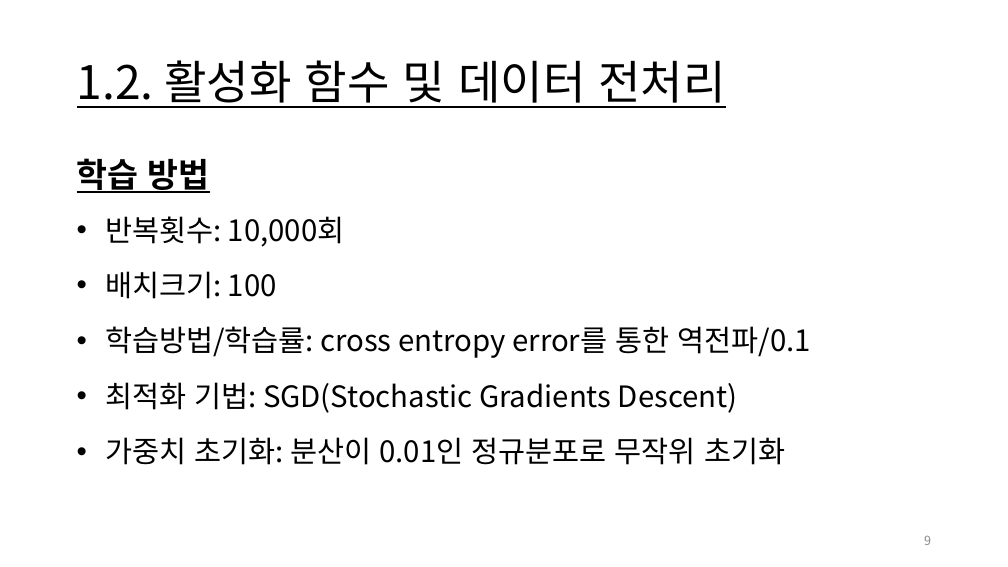
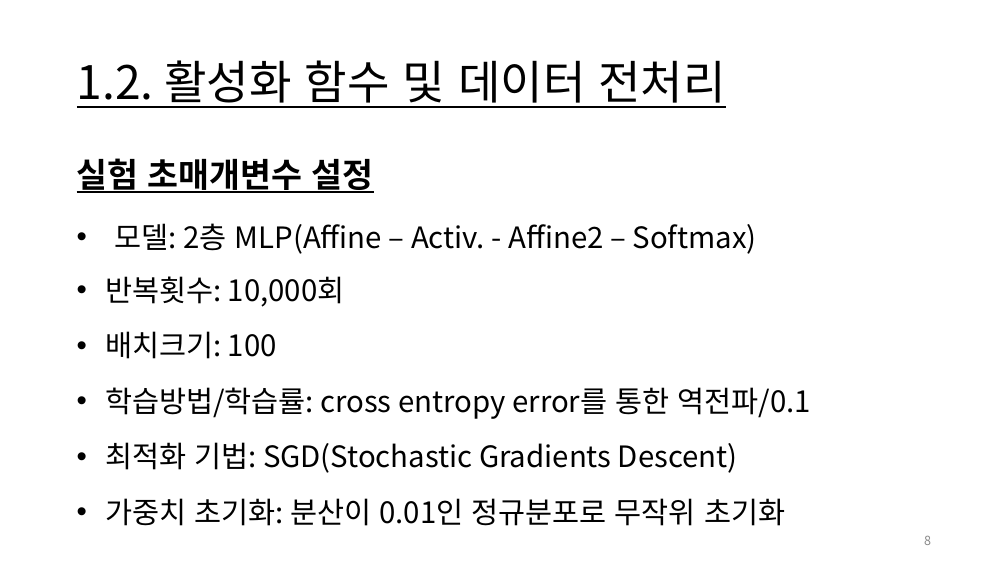
Before and after one commit to Jongbin-kr/DL_from_scratch, a slide deck: slide 8 of 밑바닥부터 딥러닝I.pptx (slide 9 before the commit). Drawn at 1008x567 pixels with LibreOffice and Linux fonts; fonts in the diff are those of the drawing. Boxes give left, top, right and bottom in pixels: in the first picture for what was removed or moved away, otherwise in the second. Text is boxed around its words. In the diff, an @@ line names an element or a change of style, - is before the commit and + after.

```diff
--- a/밑바닥부터 딥러닝I.pptx
+++ b/밑바닥부터 딥러닝I.pptx
@@ text at <box>77,158,757,254</box>: text changed; size 32 to 28 pt; bold off @@
-학습 방법
+실험 초매개변수 설정
+• 모델: 2층 MLP(Affine – Activ. - Affine2 – Softmax)
```
Also in this commit, not shown: 14 other slides changed, 15 slides added, 2 slides removed, 6 other files.
